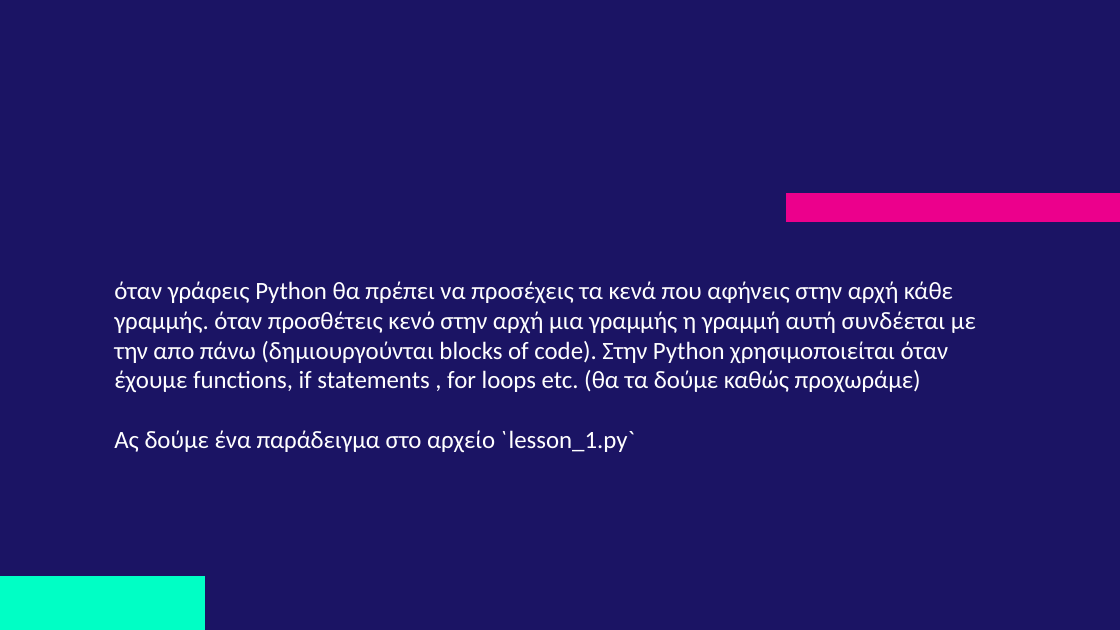
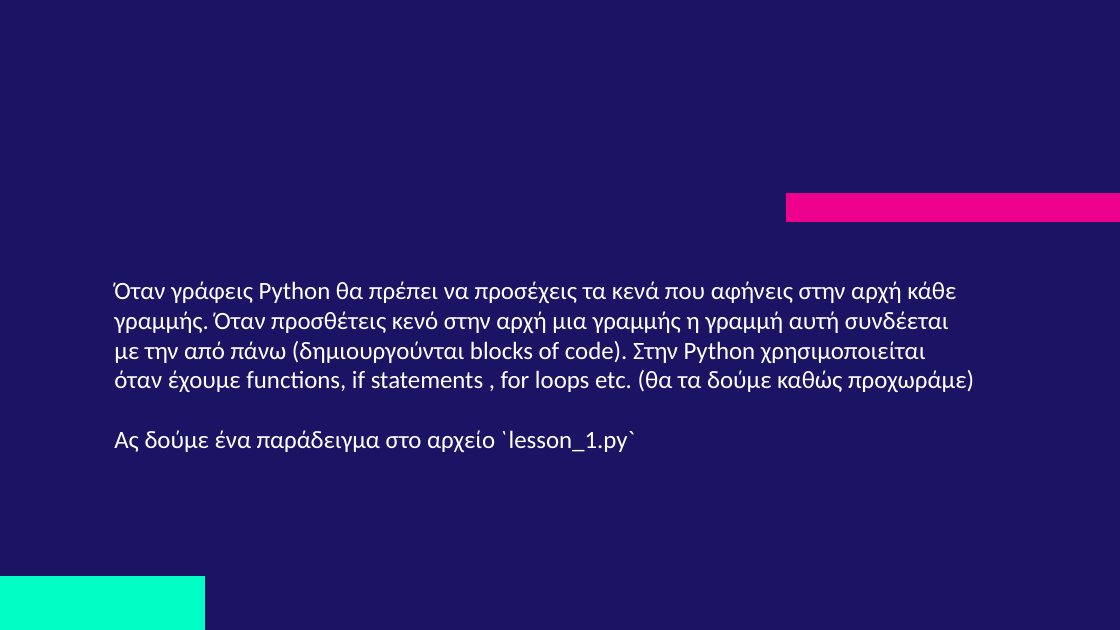
Before and after one commit to deepblue597/python_tutorial, a slide deck: slide 8 of Lesson 1 Python.pptx. Drawn at 1120x630 pixels with LibreOffice and Linux fonts; fonts in the diff are those of the drawing. Boxes give left, top, right and bottom in pixels: in the first picture for what was removed or moved away, otherwise in the second. Text is boxed around its words. In the diff, an @@ line names an element or a change of style, - is before the commit and + after.

```diff
--- a/Lesson 1 Python.pptx
+++ b/Lesson 1 Python.pptx
@@ subtitle at bbox=[114, 281, 974, 392]: text changed @@
-όταν γράφεις Python θα πρέπει να προσέχεις τα κενά που αφήνεις στην αρχή κάθε γραμμής. όταν προσθέτεις κενό στην αρχή μια γραμμής η γραμμή αυτή συνδέεται με την απο πάνω (δημιουργούνται blocks of code). Στην Python χρησιμοποιείται όταν έχουμε functions, if statements , for loops etc. (θα τα δούμε καθώς προχωράμε)
+Όταν γράφεις Python θα πρέπει να προσέχεις τα κενά που αφήνεις στην αρχή κάθε γραμμής. Όταν προσθέτεις κενό στην αρχή μια γραμμής η γραμμή αυτή συνδέεται με την από πάνω (δημιουργούνται blocks of code). Στην Python χρησιμοποιείται όταν έχουμε functions, if statements , for loops etc. (θα τα δούμε καθώς προχωράμε)
```
Also in this commit, not shown: 10 other slides changed.
